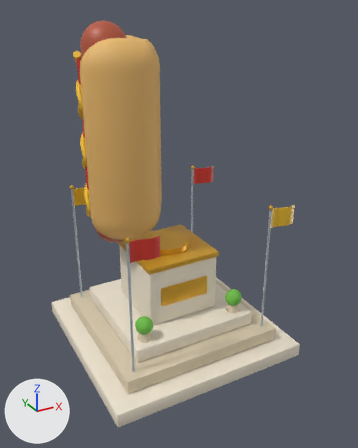
Two versions of the OBJ model SellHotDogs/assets/exports/RepublicMonument.obj, one commit apart.
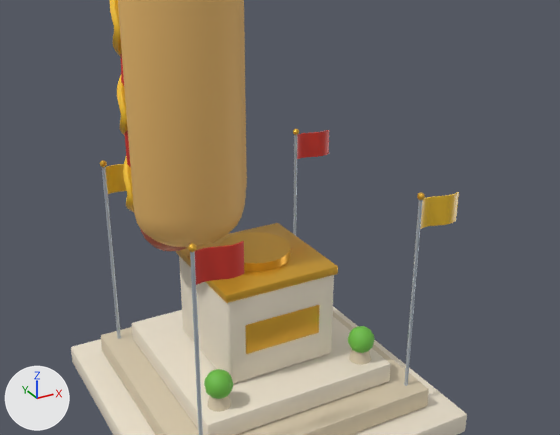
There are two pictures of each version: one whole from a 50 mm camera at (-14.5, -28.2, 23.0) aimed at (0.5, -0.9, 9.4), one close up on the part from 2% to 100% of the width and 19% to 80% of the height. The axes (+X, +Y, +Z) are drawn at lower left. The lights are the same throughout. The last two pictures show the newer version. Where no turn or scale is listed for an object, it has been applied to the vertices.

Names of what the first close-up shows: 'RepublicMonument'.
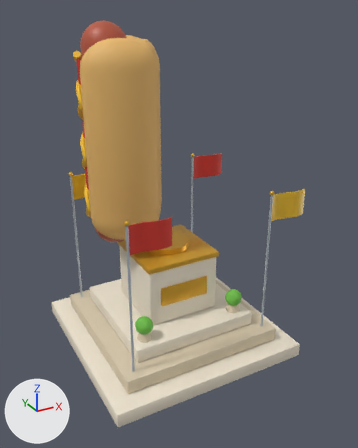
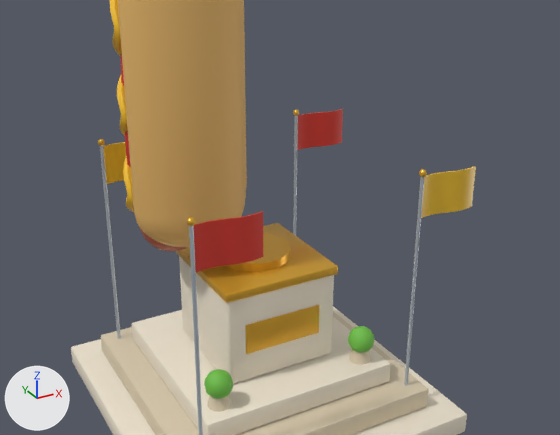
The newer file is also turned or shifted as a whole; pictures and numbers use the older file's frame.

Changed parts and their boxes [x1, y1, x2, y2] in the close-ups (560 x 435 px; the box of a moved part takes in the faces that stretch with it):
'RepublicMonument', reshaped
    before: [71, 0, 467, 435]
    after: [71, 0, 476, 435]
part 1 of me_republicmonument, moved or reshaped
    before: [188, 243, 197, 252]
    after: [186, 217, 196, 226]
part 2 of me_republicmonument, moved or reshaped
    before: [195, 241, 244, 285]
    after: [194, 211, 263, 272]
part 3 of me_republicmonument, moved or reshaped
    before: [100, 160, 107, 167]
    after: [98, 139, 105, 146]
part 4 of me_republicmonument, moved or reshaped
    before: [105, 164, 127, 194]
    after: [104, 142, 126, 184]
part 5 of me_republicmonument, moved or reshaped
    before: [417, 192, 425, 200]
    after: [419, 169, 427, 177]
part 6 of me_republicmonument, moved or reshaped
    before: [420, 192, 459, 229]
    after: [421, 166, 476, 218]
part 7 of me_republicmonument, moved or reshaped
    before: [293, 129, 299, 135]
    after: [293, 109, 299, 116]
part 8 of me_republicmonument, moved or reshaped
    before: [297, 130, 329, 159]
    after: [297, 109, 343, 150]
part 9 of me_republicmonument, moved or reshaped
    before: [190, 252, 203, 435]
    after: [189, 225, 203, 435]
part 10 of me_republicmonument, moved or reshaped
    before: [293, 135, 297, 236]
    after: [293, 115, 298, 236]

The change in detail:
me_republicmonument is used by ob_republicmonument; location (0.0, 0.0, 0.0).
Before the commit, vertices of me_republicmonument: 2163 (-5.0, -4.9, 11.0), 2165 (-5.0, -4.9, 11.0), 2167 (-4.9, -5.0, 11.0), 2169 (-4.9, -5.0, 11.0) at pixel (194, 250), 2171 (-5.0, -5.1, 11.0) at pixel (194, 250).
Before the commit, vertices of me_republicmonument: 2173 (-5.0, -5.1, 11.0) at pixel (193, 251), 2175 (-5.0, -5.1, 11.0) at pixel (191, 251), 2177 (-5.1, -5.0, 11.0) at pixel (190, 251), 2179 (-5.1, -5.0, 11.0) at pixel (190, 250), 2181 (-5.0, -4.9, 11.0) at pixel (190, 250).
Before the commit, vertices of me_republicmonument: 2487 (5.0, 5.1, 11.0), 2489 (5.0, 5.1, 11.0), 2491 (5.1, 5.0, 11.0) at pixel (297, 133), 2493 (5.1, 5.0, 11.0) at pixel (297, 133), 2495 (5.0, 4.9, 11.0) at pixel (297, 133).
Before the commit, vertices of me_republicmonument: 2497 (5.0, 4.9, 11.0) at pixel (296, 134), 2499 (5.0, 4.9, 11.0) at pixel (295, 134), 2501 (4.9, 5.0, 11.0) at pixel (294, 133), 2503 (4.9, 5.0, 11.0) at pixel (294, 133), 2505 (5.0, 5.1, 11.0) at pixel (294, 133).
me_republicmonument had 2822 vertices, 2869 faces and spanned x -7.0..7.0, y -7.0..7.0, z 0.0..22.2.
me_republicmonument now has 2822 vertices, 2869 faces and spans x -7.0..7.8, y -7.0..7.0, z 0.0..22.2.
me_republicmonument part 1: the loose piece of 52 vertices spanning x -5.2..-4.8, y -5.2..-4.8, z 10.9..11.3 is moved by (0.0, 0.0, 1.0).
me_republicmonument part 2: the loose piece of 36 vertices spanning x -5.0..-3.0, y -5.1..-4.8, z 9.6..10.9 is scaled about its middle by (1.4, 1, 1.38), then moved by (0.4, 0.0, 0.8).
me_republicmonument part 3: the loose piece of 52 vertices spanning x -5.2..-4.8, y 4.8..5.2, z 10.9..11.3 is moved by (0.0, 0.0, 1.0).
me_republicmonument part 4: the loose piece of 36 vertices spanning x -5.0..-3.0, y 4.9..5.2, z 9.6..10.9 is scaled about its middle by (1.4, 1, 1.38), then moved by (0.4, 0.0, 0.8).
me_republicmonument part 5: the loose piece of 52 vertices spanning x 4.8..5.2, y -5.2..-4.8, z 10.9..11.3 is moved by (0.0, 0.0, 1.0).
me_republicmonument part 6: the loose piece of 36 vertices spanning x 5.0..7.0, y -5.1..-4.8, z 9.6..10.9 is scaled about its middle by (1.4, 1, 1.38), then moved by (0.4, 0.0, 0.8).
me_republicmonument part 7: the loose piece of 52 vertices spanning x 4.8..5.2, y 4.8..5.2, z 10.9..11.3 is moved by (0.0, 0.0, 1.0).
me_republicmonument part 8: the loose piece of 36 vertices spanning x 5.0..7.0, y 4.9..5.2, z 9.6..10.9 is scaled about its middle by (1.4, 1, 1.38), then moved by (0.4, 0.0, 0.8).
Part 9, on me_republicmonument:
Vertices 2163, 2165, 2167, 2169, 2171, 2173, 2175, 2177, 2179, 2181 of me_republicmonument move by (0.0, 0.0, 1.0).
Part 10, on me_republicmonument:
Vertices 2487, 2489, 2491, 2493, 2495, 2497, 2499, 2501, 2503, 2505 of me_republicmonument move by (0.0, 0.0, 1.0).
Other edits to the shape of me_republicmonument do not show in these pictures.
